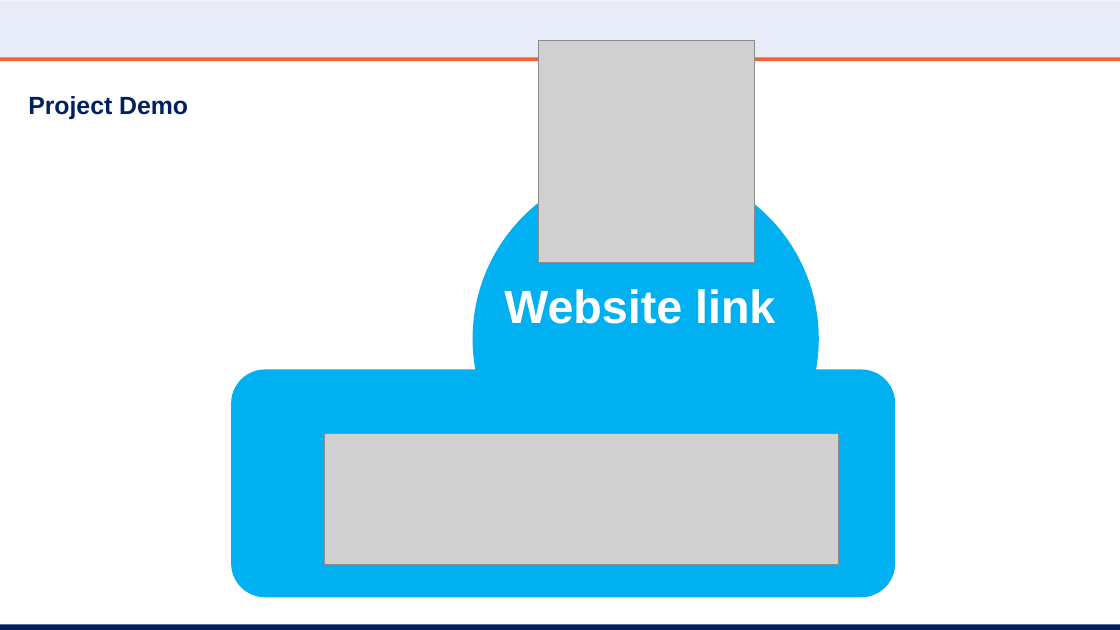
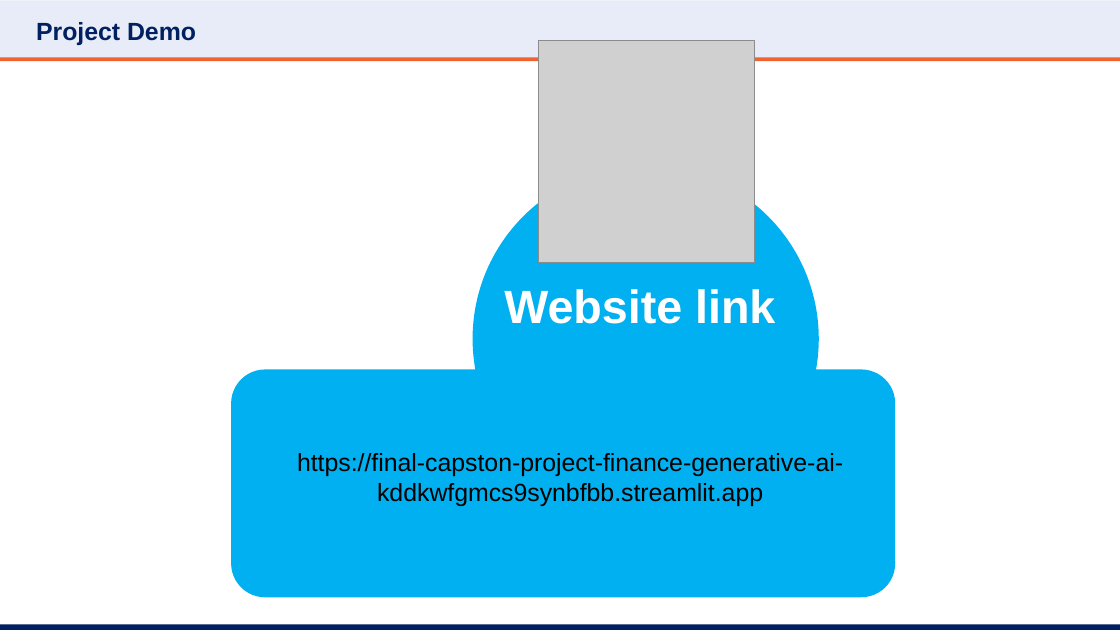
Before and after one commit to alisherpatkhan7-web/Final-Capston-Project-Finance-Generative-AI, a slide deck: slide 4 of Smart_Stock_Market_PPT.pptx. Drawn at 1120x630 pixels with LibreOffice and Linux fonts; fonts in the diff are those of the drawing; grey boxes stand for pictures; background and template pictures are left out. Boxes give left, top, right and bottom in pixels: in the first picture for what was removed or moved away, otherwise in the second. Text is boxed around its words. In the diff, an @@ line names an element or a change of style, - is before the commit and + after.

```diff
--- a/Smart_Stock_Market_PPT.pptx
+++ b/Smart_Stock_Market_PPT.pptx
@@ text "Project Demo": place and size @@
-text "Project Demo" at bbox=[28, 96, 188, 119]
+text "Project Demo" at bbox=[36, 22, 196, 45]
@@ picture removed at bbox=[325, 433, 839, 564] @@
@@ text added at bbox=[297, 453, 843, 506], 16 pt, text #000000 @@
+https://final-capston-project-finance-generative-ai-kddkwfgmcs9synbfbb.streamlit.app
```
Also in this commit, not shown: 4 other slides changed, 1 slide added, 5 other files.
